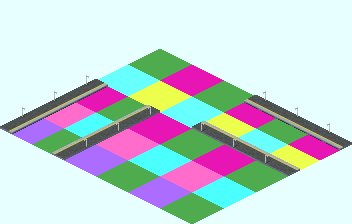
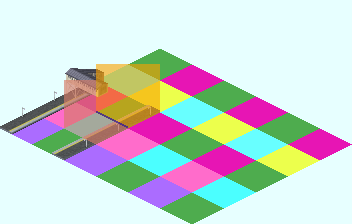
Before/after of a (352, 224) layered artwork. What changed in the layer stack:
added group "レイヤーグループ #1" with 2 layers above "Base_1 コピー" over (64, 64, 160, 144)
added layer "Base_Plate_Cut_Area.png" (61%) in group "レイヤーグループ #1" over (96, 64, 160, 128)
added layer "Base_Plate_Cut_Area.png コピー" (65%) in group "レイヤーグループ #1" over (64, 80, 128, 144)
added group "R_Bridge" with 2 layers in group "Right #1" over (84, 90, 128, 144)
moved "貼り付けられたレイヤー #11" into group "R_Bridge" over (84, 121, 128, 144)
added group "レイヤーグループ" with 2 layers in group "Right #1" over (97, 84, 160, 128)
moved "貼り付けられたレイヤー #12" into group "レイヤーグループ" over (116, 105, 160, 128)
added group "L_Bridge" with 3 layers in group "Left #1" over (64, 74, 96, 134)
moved "貼り付けられたレイヤー コピー #3" into group "L_Bridge" over (64, 91, 76, 118)
added group "レイヤーグループ #3" with 2 layers in group "Left #1" over (64, 68, 108, 102)
added layer "貼り付けられたレイヤー #2" in group "レイヤーグループ #3" over (64, 68, 108, 102)
moved "貼り付けられたレイヤー #13" into group "レイヤーグループ #3" over (64, 75, 108, 102)
hid group "Base_2 コピー" (14 layers) over (192, 91, 352, 176)
moved "貼り付けられたレイヤー #8" into group "F_Bridge2" over (224, 137, 268, 160)
moved "貼り付けられたレイヤー #5" into group "B_Bridge_2" over (276, 107, 320, 134)
